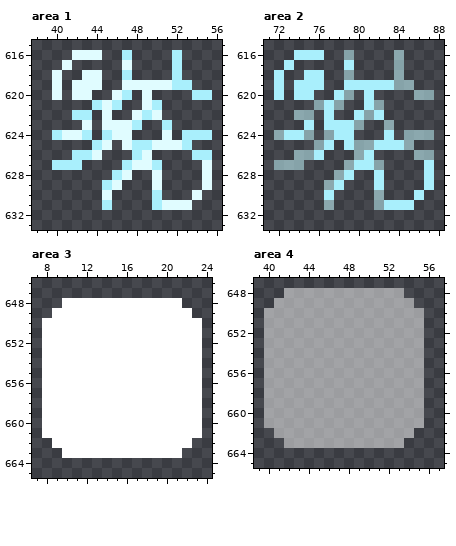
One commit to this pixel-art file: Leore/Content/effects.aseprite. Above is the file before it was changed.
320x1280 pixels, 1 frame. Colours within 5 levels of each other are drawn and written as one. Shown: area 1: x 38..56, y 615..633; area 2: x 71..88, y 615..633; area 3: x 7..24, y 646..665; area 4: x 39..57, y 647..665. The commit also changed other parts of the picture, which this record leaves out.
Now the later version:
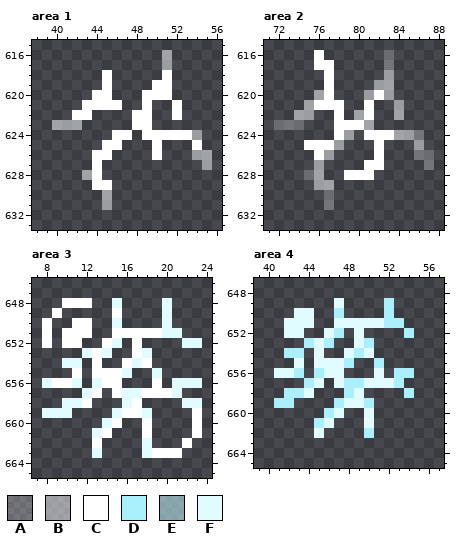
Palette (. is transparent): A #ffffff3f  B #ffffff7f  C #ffffff  D #a9effc  E #c5f9ff8b  F #e0fcff
The exact change:
Changed rows in their new state; - is an unchanged pixel.
Area 1:
first column x 40:
616 --...--.---B.---
617 -.-----.---B.---
618 .--..C-.---C.---
619 .-...C-...CC..--
620 .-..CC..-CCC--..
621 ---CCCC--C.-C---
622 --CC-.--CC.-C---
623 BBB.-...CC-.----
624 ....-.CC-CCCCCB.
625 ----.CC...C...C-
626 --..CC--..C---BB
627 ...-C--....----B
628 ---BC-..--.----.
629 ----CC.---.----.
630 -----B----.---.-
631 -----B----....--
Area 2:
first column x 72:
616 --..C--.---A.---
617 -.--CC-.---A.---
618 .--..C-.---B.---
619 .-...C-...BB..--
620 .-..BC..-BCB--..
621 ---BCCC--C.-B---
622 --BB-.C-BC.-B---
623 AAA.-.CCCB-.----
624 ....-.CB-CCCBBA.
625 ---CCCB...C...B-
626 --..CB--..C---AA
627 ...-B--..CC----A
628 ---AB-.CCC.----.
629 ----BB.---.----.
630 -----A----.---.-
631 -----A----....--
Area 3:
first column x 8:
648 -----..F....F.--
649 --.....-....F..-
650 -..--..F....F...
651 -.---..-----FF..
652 -.--..-F.-....FF
653 ....F-F..-F.....
654 ..FF.-..-F-.....
655 ...-.---F..F....
656 F--F.F--...-.FFF
657 ....F-.-FF---F..
658 ..FF-...F-....FF
659 FFF....F--F....-
660 ......F-..-....-
661 .....F-...-....-
662 -....-....F...--
663 --...F....F-----
Area 4:
first column x 40:
648 --............--
649 -......F....D..-
650 ...FF..D....D...
651 ..FFF..FFFFFDD..
652 ..FF..FD.F....D.
653 ....DFD..FD.....
654 ..DD.F..FDF.....
655 ...F.FFFD..D....
656 .FFD.DFF...F.DD.
657 ....DF.FDDFFFD..
658 ..DDF...DF....D.
659 .DD....DFFD.....
660 ......DF..F.....
661 .....DF...F.....
662 -....F....D....-
663 --............--
Boxes around the changes in both pictures, in picture pixels (x1, y1, x2, y2):
changed: (52, 50, 212, 210)
changed: (274, 50, 434, 210)
changed: (42, 298, 202, 458)
changed: (264, 288, 424, 448)
